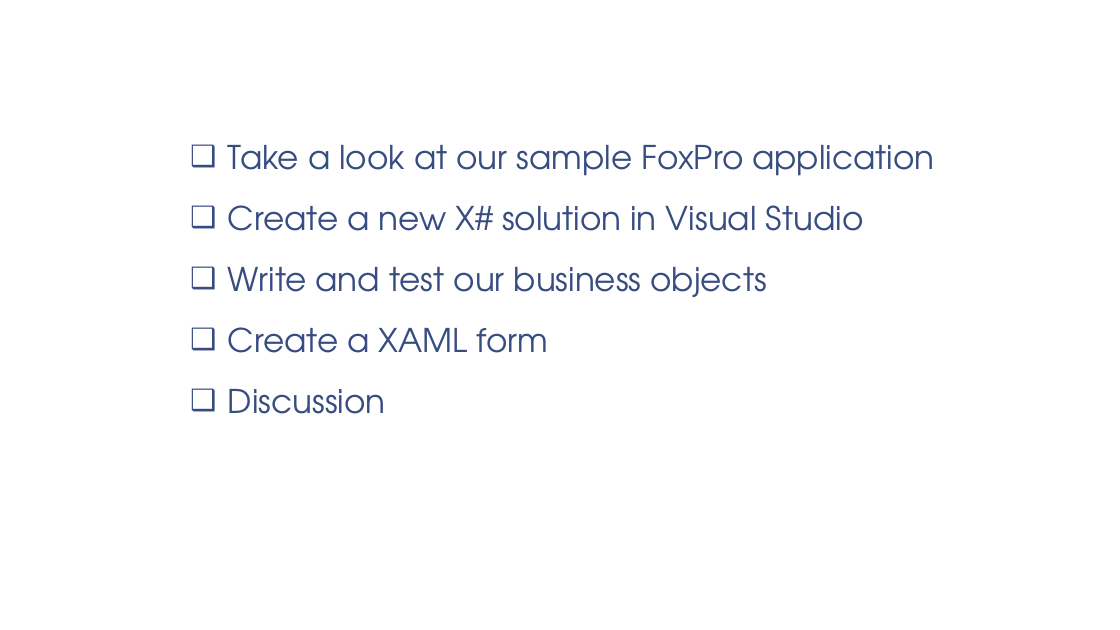
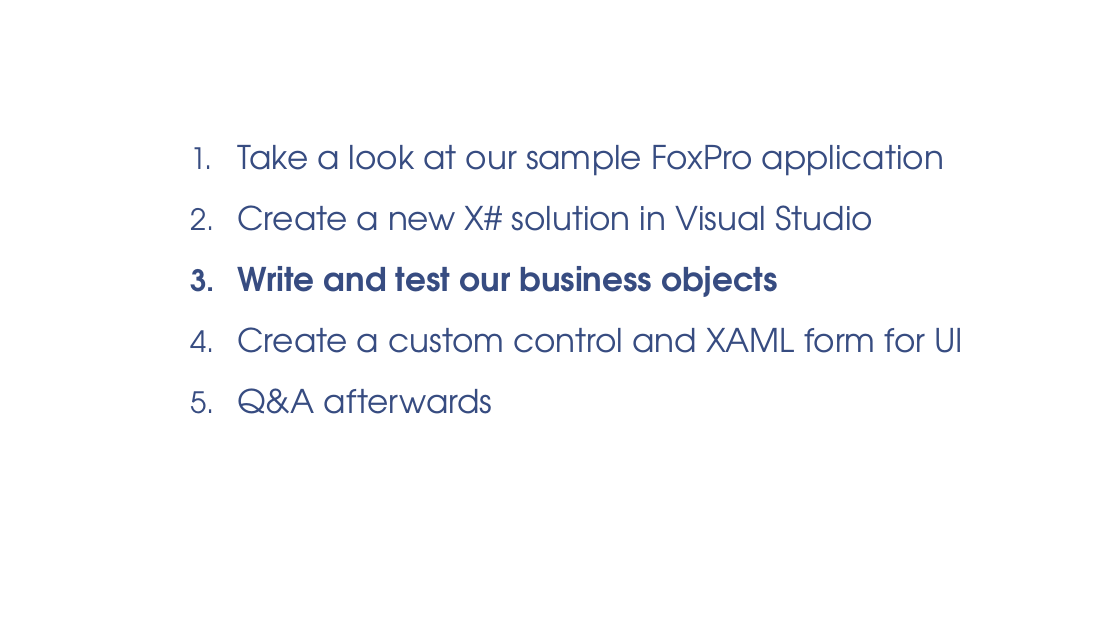
Before and after one commit to eselje/XToDos, a slide deck: slide 4 of Docs/Selje_XSharpFromScratch_Slides.pptx. Drawn at 1120x630 pixels with LibreOffice and Linux fonts; fonts in the diff are those of the drawing; background and template pictures are left out. Boxes give left, top, right and bottom in pixels: in the first picture for what was removed or moved away, otherwise in the second. Text is boxed around its words. In the diff, an @@ line names an element or a change of style, - is before the commit and + after.

```diff
--- a/Docs/Selje_XSharpFromScratch_Slides.pptx
+++ b/Docs/Selje_XSharpFromScratch_Slides.pptx
@@ text at (237, 145, 944, 297): bold on in "Write and test our business objects"; bullet ❑ to 1. @@
@@ text at (237, 327, 963, 414): text changed @@
-❑ Create a XAML form
-❑ Discussion
+4. Create a custom control and XAML form for UI
+5. Q&A afterwards
```
Also in this commit, not shown: 5 other slides changed, 27 slides added, 2 slides removed, 5 other files.
